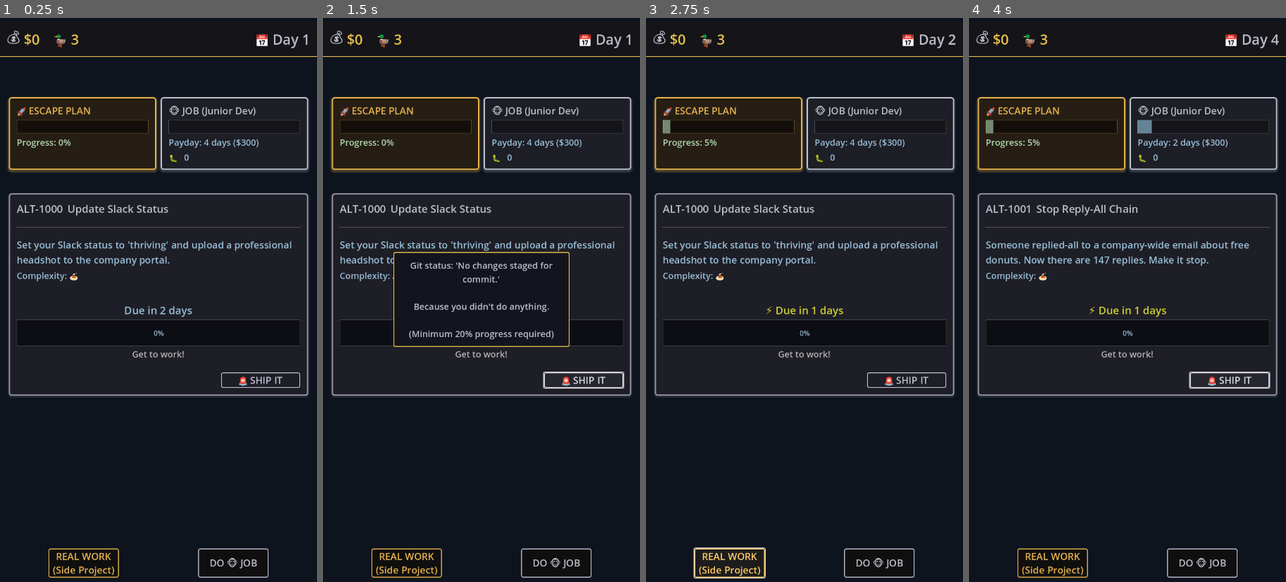
Above: before the commit, frames 1-4 (left to right).
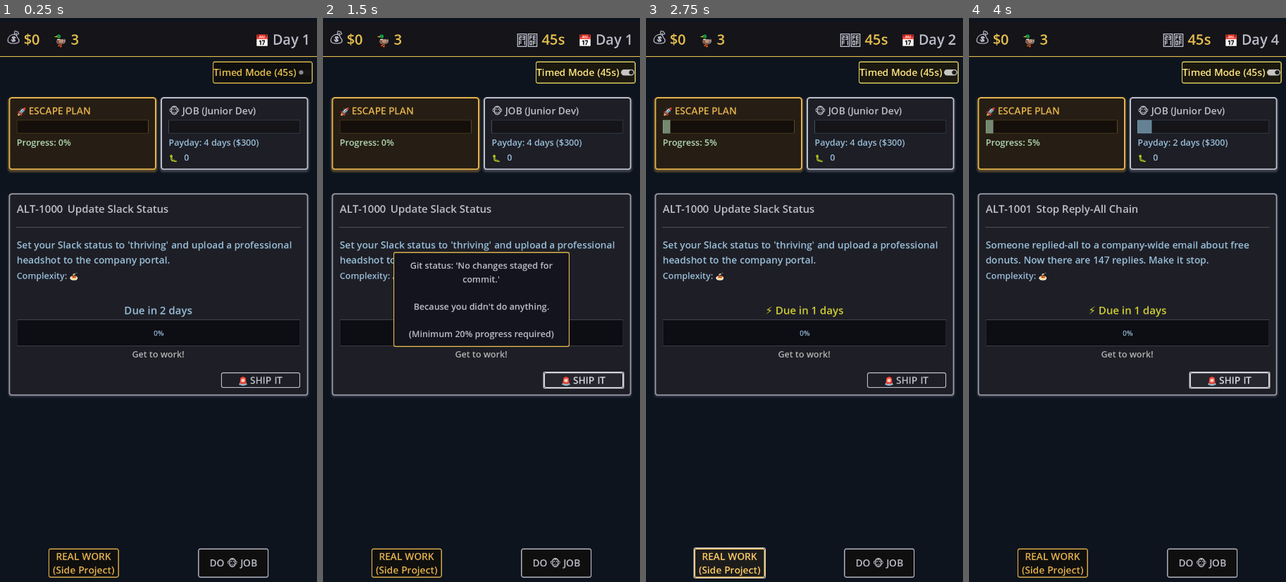
Above: after the commit, the same moments.

Repository: lmchoi/alt-f-this
Game: Godot game, scene res://scenes/game_ui.tscn
Same seed, same stepped clock (60 frames per second), same inputs: the game is played once before the commit and once after it.
Inputs (mouse positions are in pixels of both pictures, inside the frame that each line leads up to):
- Up to frame 1 (0.25 s): no input
- Up to frame 2 (1.5 s): click (586, 74) at 0.5 s, where only the run after the commit has a clickable "Timed Mode (45s)"; click "🚨 SHIP IT" at 1.25 s
- Up to frame 3 (2.75 s): click "REAL WORK (Side Project)" at 2 s
- Up to frame 4 (4 s): click "DO 🐵 JOB" at 2.75 s; click "🚨 SHIP IT" at 3.5 s

The runs differ from the first frame. In frame 1, 0.4% of the frame differs, in the area x 67-99%, y 7-12%; in frame 2, 0.6%, in the area x 61-99%, y 2-12%; in frame 3, 0.6%; in frame 4, 0.6%.

Commit message:
Add debug mode toggle UI
Add debug-only mode toggle in top-right corner:
- CheckButton: "Timed Mode (45s)"
- Only visible in debug builds
- Toggle between CLASSIC and TIMED modes at runtime
- Updates timer visibility when toggled

Allows easy testing of timed mode without restart.

🤖 Generated with [Claude Code](https://claude.com/claude-code)

Co-Authored-By: Claude <noreply@anthropic.com>

Diff:
--- a/scenes/game_ui.gd
+++ b/scenes/game_ui.gd
@@ -4,6 +4,8 @@
 @onready var slack_button := $"%SlackButton" as ActionButton
 @onready var ship_it_button := $"%ShipItButton" as ActionButton
 @onready var task_panel := $"%TaskPanel"
+@onready var debug_mode_toggle := $"%DebugModeToggle"
+@onready var top_bar := $MainThemeContainer/VBoxContainer/TopBar
 
 var end_game_panel: Panel
 
@@ -26,6 +28,12 @@
 	$PromotionDialog.promotion_dismissed.connect(_on_promotion_dismissed)
 
 	TimedModeController.timer_expired.connect(_on_timer_expired)
+
+	# Debug: Show mode toggle in debug builds
+	if OS.is_debug_build():
+		debug_mode_toggle.visible = true
+		debug_mode_toggle.toggled.connect(_on_debug_mode_toggled)
+		debug_mode_toggle.button_pressed = (GameManager.game_mode == GameManager.GameMode.TIMED)
 
 	# Load end game panel
 	var EndGamePanelScene = load("res://scenes/end_game_panel.tscn")
@@ -113,6 +121,20 @@
 	if GameManager.game_mode == GameManager.GameMode.TIMED:
 		TimedModeController.reset_timer(GameManager.TIMED_MODE_DURATION)
 
+func _on_debug_mode_toggled(enabled: bool):
+	"""Debug: Toggle between classic and timed mode."""
+	if enabled:
+		GameManager.game_mode = GameManager.GameMode.TIMED
+		TimedModeController.start_timer(GameManager.TIMED_MODE_DURATION)
+		print("🎮 Switched to TIMED mode")
+	else:
+		GameManager.game_mode = GameManager.GameMode.CLASSIC
+		TimedModeController.stop_timer()
+		print("🎮 Switched to CLASSIC mode")
+
+	# Update top bar timer visibility
+	top_bar._update_timer_visibility()
+
 func _setup_test_scenario():
 	"""Debug: Setup test scenario for production outage testing"""
 	# GameManager.bugs = 60  # High bugs = high outage chance (60 × 0.5% × 3 = 90% daily)
--- a/scenes/game_ui.tscn
+++ b/scenes/game_ui.tscn
@@ -276,3 +276,17 @@
 [node name="OutageDialog" parent="." instance=ExtResource("7_outage_dialog")]
 
 [node name="PromotionDialog" parent="." instance=ExtResource("8_promotion_dialog")]
+
+[node name="DebugModeToggle" type="CheckButton" parent="."]
+unique_name_in_owner = true
+visible = false
+anchors_preset = 1
+anchor_left = 1.0
+anchor_right = 1.0
+offset_left = -200.0
+offset_top = 100.0
+offset_right = -10.0
+offset_bottom = 150.0
+grow_horizontal = 0
+theme = ExtResource("2_main_theme")
+text = "Timed Mode (45s)"
